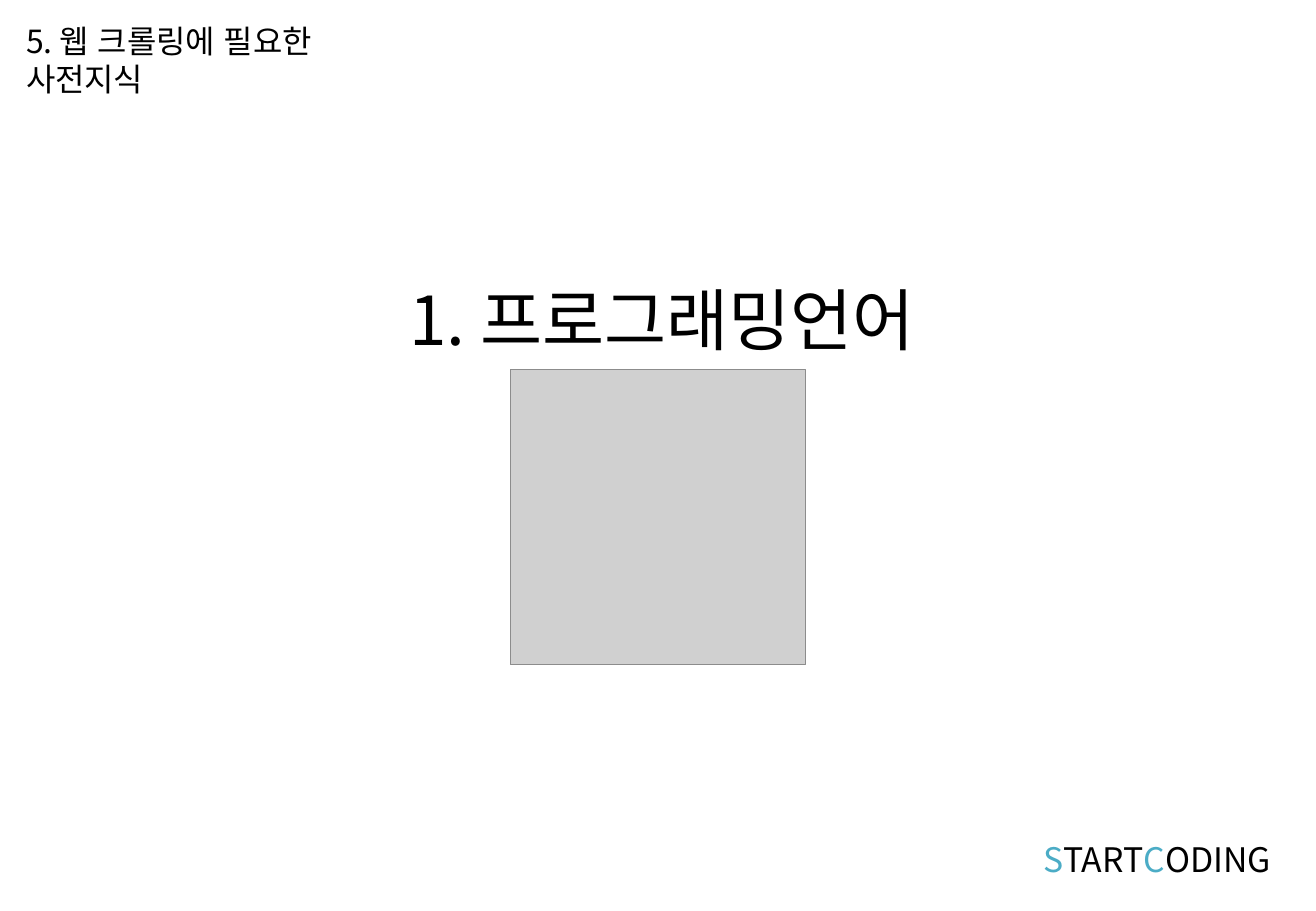
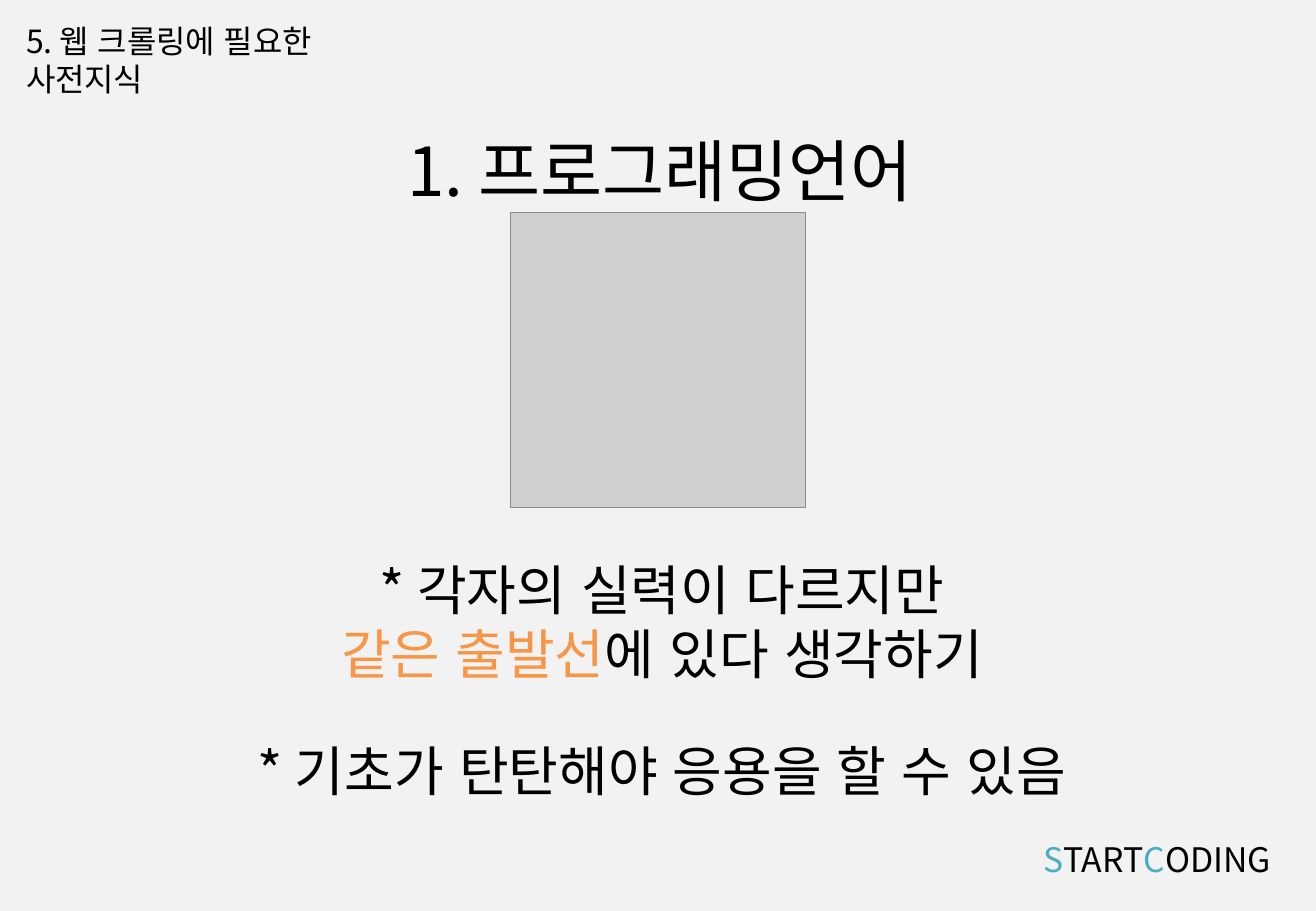
Before and after one commit to kwonkijun/python, a slide deck: slide 10 of 웹크롤링(PPT)/웹 크롤링 기초 강의안.pptx. Drawn at 1316x911 pixels with LibreOffice and Linux fonts; fonts in the diff are those of the drawing; grey boxes stand for pictures. Boxes give left, top, right and bottom in pixels: in the first picture for what was removed or moved away, otherwise in the second. Text is boxed around its words. In the diff, an @@ line names an element or a change of style, - is before the commit and + after.

```diff
--- a/웹크롤링(PPT)/웹 크롤링 기초 강의안.pptx
+++ b/웹크롤링(PPT)/웹 크롤링 기초 강의안.pptx
@@ background #FFFFFF to #F2F2F2 @@
@@ title "1. 프로그래밍언어" rewrapped from (410,289,915,351) to (407,140,913,213) @@
@@ picture: place and size @@
-picture at (510,369,806,665)
+picture at (510,213,806,508)
@@ text added at (341,565,983,679), 32 pt, text #000000 @@
+* 각자의 실력이 다르지만
+같은 출발선에 있다 생각하기
@@ text added at (295,746,1066,796), 32 pt, text #000000 @@
+* 기초가 탄탄해야 응용을 할 수 있음
```
Also in this commit, not shown: 9 other slides changed, 20 other files.
